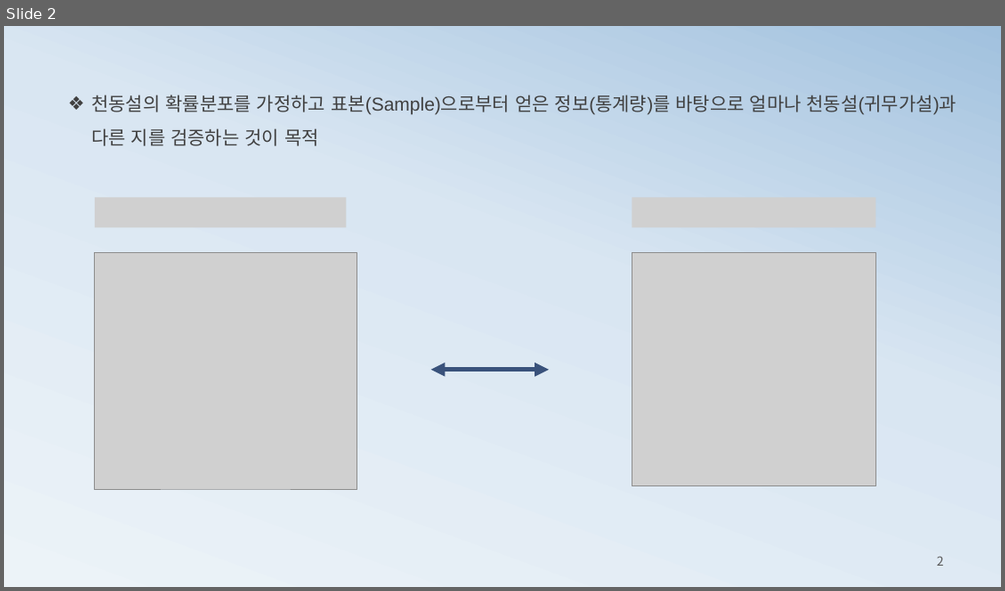
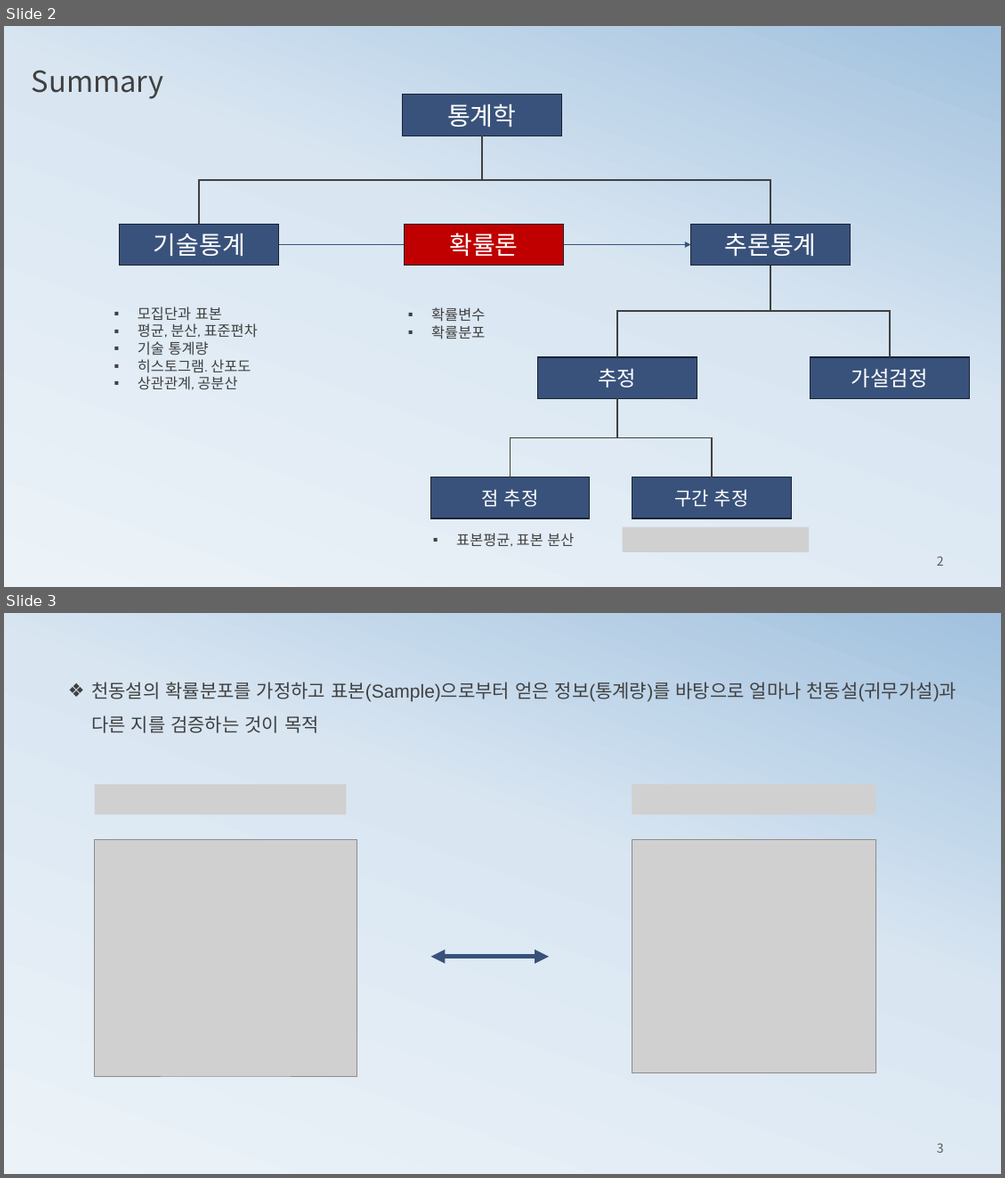
Before and after one commit to ancestor9/mathematics-for-machine-learning, a slide deck: 5_Hypothesis Testing.pptx. Shown one above the other, each under a label of ours: slide 2 before the commit, slides 2 and 3 after it. The pictures are 1005x591 and 1005x1178 pixels, drawn with LibreOffice and Linux fonts; fonts in the diff are those of the drawing; grey boxes stand for pictures. Boxes give left, top, right and bottom in pixels: in the first picture for what was removed or moved away, otherwise in the second. Text is boxed around its words. In the diff, an @@ line names an element or a change of style, - is before the commit and + after.

```diff
--- a/5_Hypothesis Testing.pptx
+++ b/5_Hypothesis Testing.pptx
@@ slide 2 added at (4, 26, 1001, 587), background gradient #ECF3F8 to #D9E6F2 to #A1C1DE @@
@@ text added at (32, 70, 164, 99), 28 pt, text #404040 @@
+Summary
@@ rectangle added at (403, 95, 562, 136), fill #39527B, outline #192436 1 pt, 24 pt, text #FFFFFF @@
+통계학
@@ elbow line added from (482, 136) to (199, 224), #404040 1.5 pt @@
@@ elbow line added from (482, 136) to (770, 224), #404040 1.5 pt @@
@@ rectangle added at (120, 224, 279, 265), fill #39527B, outline #192436 1 pt, 24 pt, text #FFFFFF @@
+기술통계
@@ rectangle added at (404, 224, 563, 265), fill #C00000, outline #192436 1 pt, 24 pt, text #FFFFFF @@
+확률론
@@ rectangle added at (690, 224, 850, 265), fill #39527B, outline #192436 1 pt, 24 pt, text #FFFFFF @@
+추론통계
@@ arrow added from (278, 244) to (690, 244), #39527B 0.5 pt @@
@@ elbow line added from (770, 265) to (617, 357), #404040 1.5 pt @@
@@ elbow line added from (770, 265) to (890, 357), #404040 1.5 pt @@
@@ text added at (138, 306, 258, 390), 14 pt, text #404040 @@
+▪ 모집단과 표본
+▪ 평균, 분산, 표준편차
+▪ 기술 통계량
+▪ 히스토그램. 산포도
+▪ 상관관계, 공분산
@@ text added at (431, 307, 485, 339), 14 pt, text #404040 @@
+▪ 확률변수
+▪ 확률분포
@@ rectangle added at (538, 357, 697, 398), fill #39527B, outline #192436 1 pt, 20 pt, text #FFFFFF @@
+추정
@@ rectangle added at (810, 357, 970, 398), fill #39527B, outline #192436 1 pt, 20 pt, text #FFFFFF @@
+가설검정
@@ elbow line added from (617, 398) to (510, 477), #404040 1.5 pt @@
@@ elbow line added from (617, 398) to (712, 477), #404040 1.5 pt @@
@@ rectangle added at (430, 477, 590, 518), fill #39527B, outline #192436 1 pt, 18 pt, text #FFFFFF @@
+점 추정
@@ rectangle added at (632, 477, 792, 518), fill #39527B, outline #192436 1 pt, 18 pt, text #FFFFFF @@
+구간 추정
@@ text added at (456, 532, 574, 547), 14 pt, text #404040 @@
+▪ 표본평균, 표본 분산
@@ picture added at (623, 527, 809, 553) @@
@@ page number added at (937, 556, 944, 565), 12 pt, text #595959 @@
+2
@@ what was slide 2 is now slide 3 @@
@@ page number at (937, 1143, 944, 1152): text changed @@
-2
+3
```
Also in this commit, not shown: 6 slides changed, 9 other slides added, 5 slides removed.
